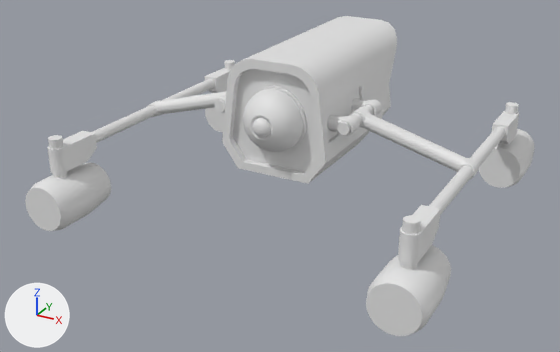
A saved change to the FBX model Assets/Models/tyrian_boss.fbx.
Both versions are drawn from a 50 mm camera at (11.13, -21.4, 8.08) aimed at (-0.31, -0.62, -2.31). The axes (+X, +Y, +Z) are drawn at lower left. The lights are the same throughout. Where no turn or scale is listed for an object, it has been applied to the vertices.

In view in the first picture: 'arms', 'body', 'laser eye', 'thruster1', 'thruster2', 'thruster3', 'thruster4'.
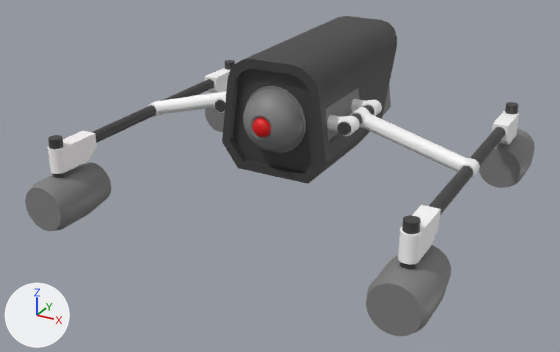
Location of each change, (x1, y1, x2, y2) in pixels of the pictures (560 x 352 px):
```json
{"object": "body", "change": "recoloured, surface changed", "before": [222, 16, 397, 184], "after": [222, 16, 397, 184]}
{"object": "arms", "change": "recoloured, surface changed", "before": [47, 60, 519, 269], "after": [47, 60, 519, 269]}
{"object": "thruster2", "change": "recoloured, surface changed", "before": [366, 245, 451, 336], "after": [366, 245, 451, 336]}
{"object": "thruster1", "change": "recoloured", "before": [25, 162, 111, 231], "after": [25, 162, 111, 231]}
{"object": "thruster3", "change": "recoloured", "before": [479, 129, 535, 188], "after": [479, 129, 535, 188]}
{"object": "thruster4", "change": "recoloured", "before": [205, 107, 225, 132], "after": [205, 107, 225, 132]}
{"object": "laser eye", "change": "recoloured", "before": [253, 118, 271, 137], "after": [253, 118, 271, 137], "on screen": "white to red"}
```

Scene script edits in JSON lines:
```json
{"op": "add", "block": "img_boss_texture_png", "code": ["img_boss_texture_png = load_image('boss_texture.png', '../Textures/boss_texture.png', 2, 2, 'sRGB')"]}
{"op": "add", "block": "mat_material", "code": ["mat_material = principled_material('Material')", "mat_material.texture = img_boss_texture_png"]}
{"block": "me_cube_012", "where": "me_cube_012.from_pydata(...)  # 192 vertices, 162 faces; spans x -0.83..0.83, y -0.88..1.53, z -0.83..0.83"}
{"op": "add", "block": "me_cube_012", "code": "me_cube_012.materials.append(mat_material)  # picture img_boss_texture_png"}
{"block": "me_cube", "where": "me_cube.from_pydata(...)  # 532 vertices, 469 faces; spans x -1.86..1.86, y -2.34..5.29, z -1.83..1.88"}
{"block": "me_cube", "where": "# used by ob_body; location = (0.0, 0.0, 0.0)"}
{"block": "me_cube", "change": "me_cube part 3: texture (UV) coordinates of 469 of 469 faces, centred in x -1.83..1.83, y -2.32..5.29, z -1.83..1.88, changed; they spanned u 0.0..1.0, v 0.01..1.0 and now span u 0.94..1.0, v 0.0..0.99"}
{"op": "add", "block": "me_cube", "code": "me_cube.materials.append(mat_material)  # picture img_boss_texture_png"}
{"block": "me_cube_005", "where": "me_cube_005.from_pydata(...)  # 3180 vertices, 2604 faces; spans x -6.05..6.05, y -5.32..5.32, z -2.57..0.25"}
{"block": "me_cube_005", "where": "# used by ob_arms; location = (0.0, 0.0, 0.0)"}
{"block": "me_cube_005", "change": "me_cube_005 part 2: texture (UV) coordinates of 2604 of 2604 faces, centred in x -6.05..6.05, y -5.31..5.31, z -2.07..0.25, changed; they spanned u 0.0..1.0, v 0.0..1.0 and now span u 0.1..1.0, v 0.0..0.26"}
{"op": "add", "block": "me_cube_005", "code": "me_cube_005.materials.append(mat_material)  # picture img_boss_texture_png"}
{"block": "me_cube_001", "where": "me_cube_001.from_pydata(...)  # 288 vertices, 257 faces; spans x -0.3..0.3, y -2.521..-2.296, z -0.3..0.3"}
{"op": "add", "block": "me_cube_001", "code": "me_cube_001.materials.append(mat_material)  # picture img_boss_texture_png"}
{"block": "me_cube_002", "where": "me_cube_002.from_pydata(...)  # 192 vertices, 162 faces; spans x -0.83..0.83, y -0.88..1.53, z -0.83..0.83"}
{"op": "add", "block": "me_cube_002", "code": "me_cube_002.materials.append(mat_material)  # picture img_boss_texture_png"}
{"block": "me_cube_016", "where": "me_cube_016.from_pydata(...)  # 192 vertices, 162 faces; spans x -0.83..0.83, y -0.88..1.53, z -0.83..0.83"}
{"op": "add", "block": "me_cube_016", "code": "me_cube_016.materials.append(mat_material)  # picture img_boss_texture_png"}
{"block": "me_cube_003", "where": "me_cube_003.from_pydata(...)  # 192 vertices, 162 faces; spans x -0.83..0.83, y -0.88..1.53, z -0.83..0.83"}
{"block": "me_cube_003", "where": "# used by ob_thruster2; location = (5.79, -5.05, -2.57)"}
{"block": "me_cube_003", "change": "me_cube_003 part 1: texture (UV) coordinates of 162 of 162 faces, centred in x -0.82..0.82, y -0.88..1.53, z -0.82..0.82, changed; they spanned u 0.0..1.0, v 0.01..1.0 and now span u 0.92..0.92, v 0.92..0.92"}
{"op": "add", "block": "me_cube_003", "code": "me_cube_003.materials.append(mat_material)  # picture img_boss_texture_png"}
```
